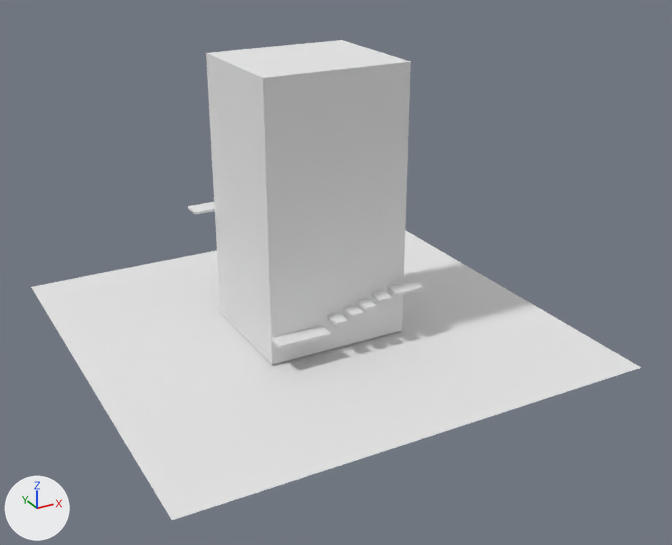
Renders of the Blender file Tower/assets/Models/towerExterior/towerExterior.blend from each side of a commit.
Before and after are seen from a camera (50 mm lens) standing at (-9.42, -18.48, 10.47) and looking at (0.19, -1.01, 1.74). Lighting does not change. The marker at lower left points along +X, +Y and +Z.

Before the edit, the objects in view are built like this:
```python
me_cube_003 = bpy.data.meshes.new('Cube.003')
me_cube_003.from_pydata(...)  # 172 vertices, 130 faces; spans x -14.0..14.0, y -15.8..15.8, z 0.0..18.2
me_cube_003.materials.append(mat_material_002)  # its picture is missing
ob_cube_003 = bpy.data.objects.new('Cube.003', me_cube_003)
ob_cube_003.location = (0.0, 0.0, 0.0)
ob_cube_003.scale = (0.398, 0.353, 0.361)
```
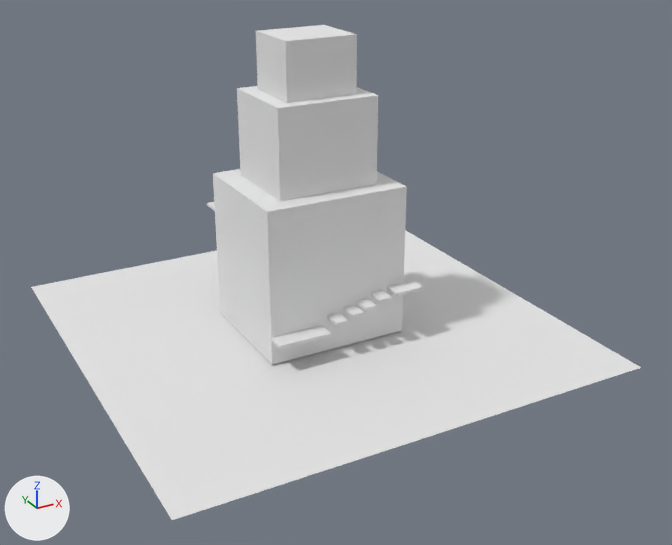
Commit message: Fancier tower

Changed parts and their boxes [x1, y1, x2, y2] in the pictures (672 x 545 px):
'Cube.003', reshaped
    before: [31, 40, 641, 520]
    after: [31, 25, 641, 520]
part 1 of me_cube_003, built on
    before: [188, 40, 411, 364]
    after: [207, 25, 407, 364]

The change, as a diff of the scene's bpy script:
```diff
--- a/Tower/assets/Models/towerExterior/towerExterior.blend.py
+++ b/Tower/assets/Models/towerExterior/towerExterior.blend.py
@@ me_cube_003 @@
 # used by ob_cube_003; location = (0.0, 0.0, 0.0); scale = (0.398, 0.353, 0.361)
-me_cube_003.from_pydata(...)  # 172 vertices, 130 faces; spans x -14.0..14.0, y -15.8..15.8, z 0.0..18.2
+me_cube_003.from_pydata(...)  # 188 vertices, 146 faces; spans x -14.0..14.0, y -15.8..15.8, z 0.0..19.6
+# me_cube_003 part 1
+# 1 face is deleted
+# 4 vertices in x -4.4..4.4, y -4.2..4.4, z 18.2 move by (0.0, 0.0, -7.9)
+# 4 vertices in x -5.6, y 4.4..5.8, z 7.7..7.8 move by (1.2, 0.0, 0.0)
+# 16 vertices are added at x -3.0..3.1, y -2.9..3.1, z 10.3..19.6
+# 17 new faces join them
 me_cube_003.materials.append(mat_material_002)
```
